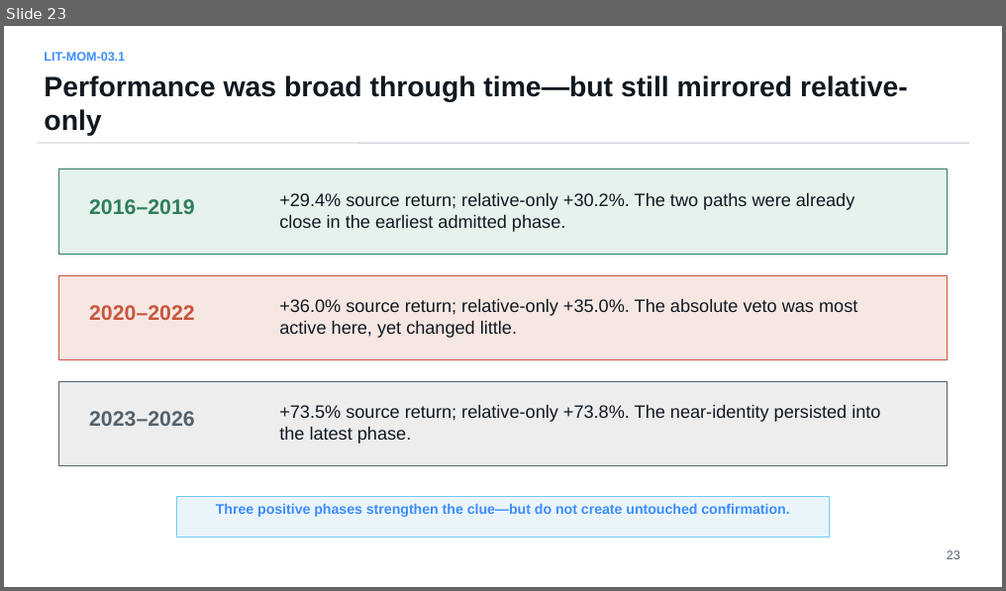
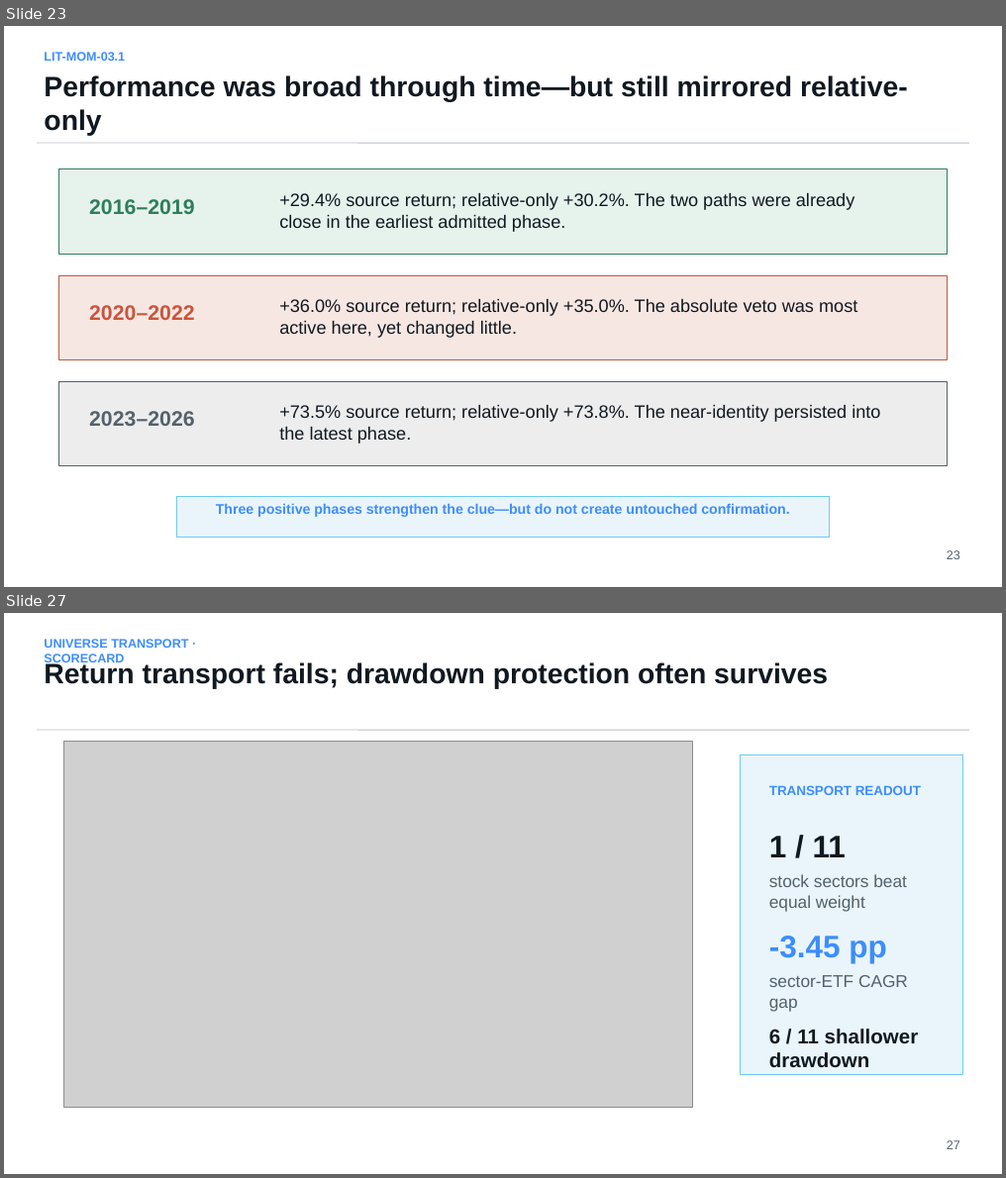
Before and after one commit to Francisc0Franc0/Time-Series-Modeling-Gen5, a slide deck: literature_studies/presentations/gen5_lit_mom_03_1_dual_momentum_study.pptx. Shown one above the other, each under a label of ours: slide 23 before the commit, slides 23 and 27 after it; the slides between them are not shown. The pictures are 1006x591 and 1006x1178 pixels, drawn with LibreOffice and Linux fonts; fonts in the diff are those of the drawing; grey boxes stand for pictures. Boxes give left, top, right and bottom in pixels: in the first picture for what was removed or moved away, otherwise in the second. Text is boxed around its words. In the diff, an @@ line names an element or a change of style, - is before the commit and + after.

Commit message:
Test dual momentum across frozen universes

```diff
--- a/literature_studies/presentations/gen5_lit_mom_03_1_dual_momentum_study.pptx
+++ b/literature_studies/presentations/gen5_lit_mom_03_1_dual_momentum_study.pptx
@@ slide 27 added at box(4, 613, 1002, 1174), background #FFFFFF @@
@@ text added at box(44, 639, 188, 665), 12 pt, text #3D8DFF, bold @@
+UNIVERSE TRANSPORT · SCORECARD
@@ text added at box(44, 662, 828, 689), 27 pt, text #101820, bold @@
+Return transport fails; drawdown protection often survives
@@ line added from (37, 730) to (969, 730), #B8BCC4 0.75 pt @@
@@ picture added at box(63, 741, 692, 1108) @@
@@ rectangle added at box(740, 756, 963, 1075), fill #EAF5FB, outline #6DCBF4 0.75 pt @@
@@ text added at box(769, 785, 921, 795), 12.8 pt, text #3D8DFF, bold @@
+TRANSPORT READOUT
@@ text added at box(769, 836, 846, 858), 30 pt, text #101820, bold @@
+1 / 11
@@ text added at box(769, 874, 907, 912), 16.5 pt, text #52616B @@
+stock sectors beat equal weight
@@ text added at box(769, 936, 886, 963), 30 pt, text #3D8DFF, bold @@
+-3.45 pp
@@ text added at box(769, 975, 908, 1012), 16.5 pt, text #52616B @@
+sector-ETF CAGR gap
@@ text added at box(769, 1029, 919, 1068), 19.5 pt, text #101820, bold @@
+6 / 11 shallower drawdown
@@ text added at box(946, 1141, 960, 1150), 12 pt, text #52616B @@
+27
```
Also in this commit, not shown: 4 slides changed, 5 other slides added, 9 other files.
